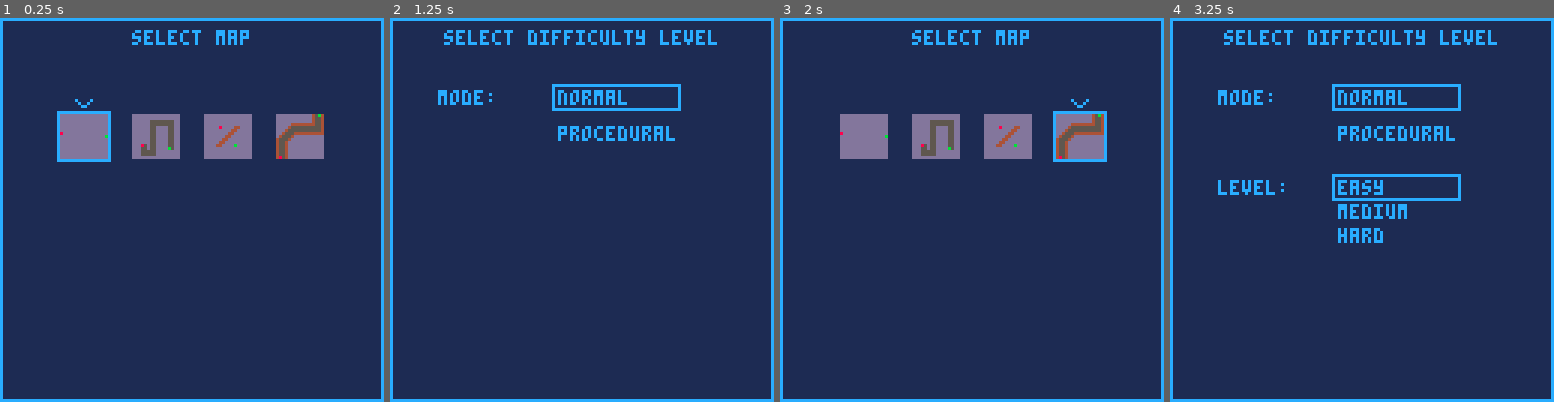
Above: before the commit, frames 1-4 (left to right).
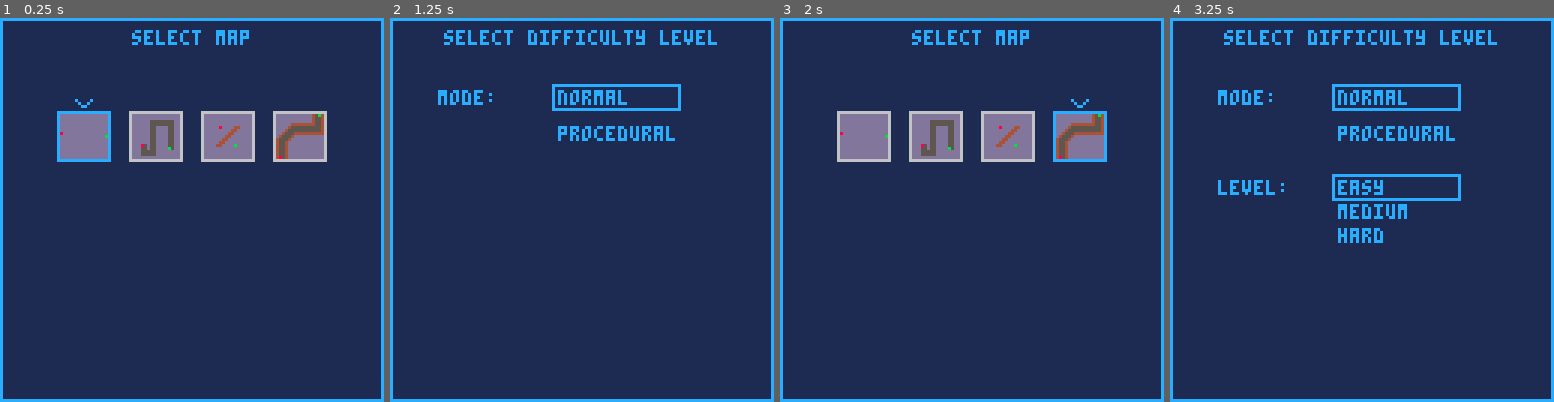
Above: after the commit, the same moments.

Repository: langchr86/pico-bubble-towers
Game: PICO-8 cartridge pico-proto.p8
The game is run twice, just before and just after one commit, with the same random seed, the same clock (stepped at 60 frames per second) and the same inputs.
Inputs:
- Up to frame 1 (0.25 s): no input
- Up to frame 2 (1.25 s): tap O (Z key) at 0.33, 0.7 s; tap X (X key) at 1.07 s
- Up to frame 3 (2 s): tap O (Z key) at 1.43 s; hold Left from 1.97 s (still down)
- Up to frame 4 (3.25 s): tap X (X key) every 0.33 s from 2.07 to 3.07 s; tap O (Z key) at 2.22, 3.1 s; release Left at 2.37 s; hold Down 2.42-2.82 s; hold Right from 2.87 s (still down)

The runs differ from the first frame. In frame 1, 1.2% of the frame differs, in the area x 33-86%, y 24-38%; in frame 2, nothing differs; in frame 3, 1.2%; in frame 4, nothing differs.

Commit message:
draw map boarder in Minimap:Draw()

Diff:
--- a/src/minimap.lua
+++ b/src/minimap.lua
@@ -46,4 +46,5 @@
       pset(x + pixel_pos.x, y + pixel_pos.y, color)
     end
   end
+  rect(pixel_pos.x - 1, pixel_pos.y - 1, pixel_pos.x + self.width, pixel_pos.y + self.height, 6)
 end
